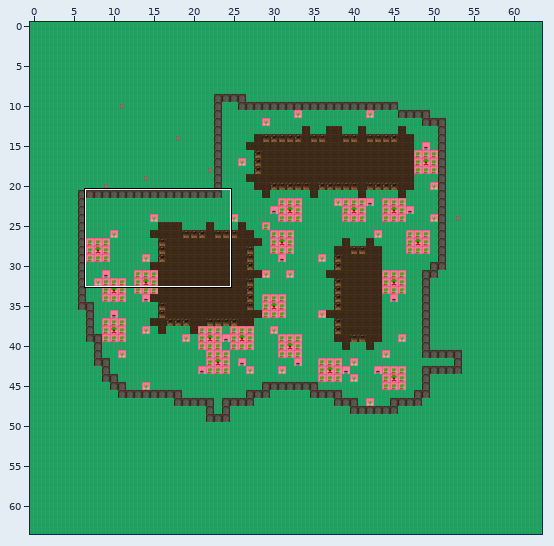
One commit to this Tiled map: assets/tiled/mapFarm2.tmx. The first picture is a wide view before the edit; the outline marks the close-up.
Close-up. Before the commit:
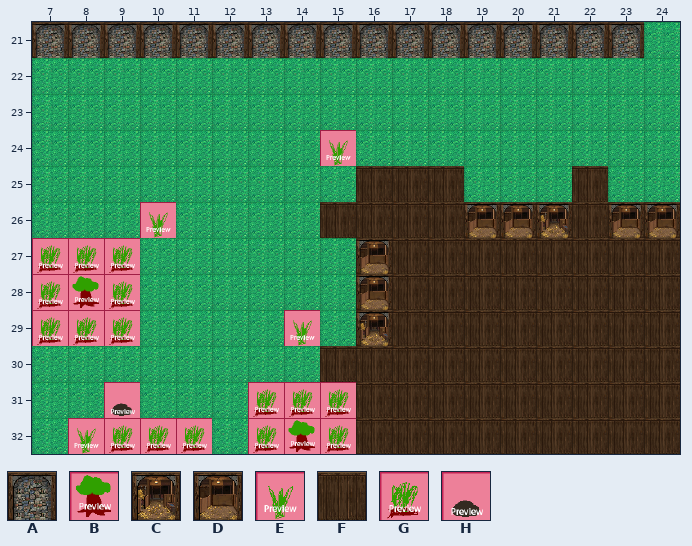
Cells are 64x64 px. Shown: x 7..24, y 21..32. The commit also changed other parts of the map, which this record leaves out.
Key: from "tileset": A 8, B 10, C 16, D 17, E 18, F 24, G 26, H 42.
_ is an empty cell.
Layers that did not change in this view are not listed.
Layer "walls" before, first column x 7:
21 AAAAAAAAAAAAAAAAA_
22 __________________
23 __________________
24 ________E_________
25 _________FFF___F__
26 ___E____FFFFDDCFDD
27 GGG______DFFFFFFFF
28 GBG______DFFFFFFFF
29 GGG____E_CFFFFFFFF
30 ________FFFFFFFFFF
31 __H___GGGFFFFFFFFF
32 _EGGG_GBGFFFFFFFFF
After the commit:
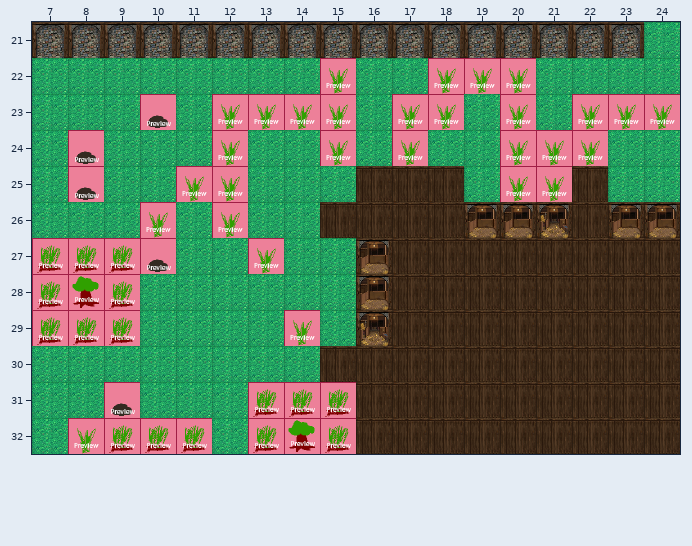
Edits made:
Changed rows in their new state; . is an unchanged cell.
Layer "walls":
first column x 8:
22 .......E..EEE....
23 ..H.EEEE.EE.E.EEE
24 H...E....E..EEE..
25 H..EE.......EE...
26 ....E............
27 ..H..E...........
